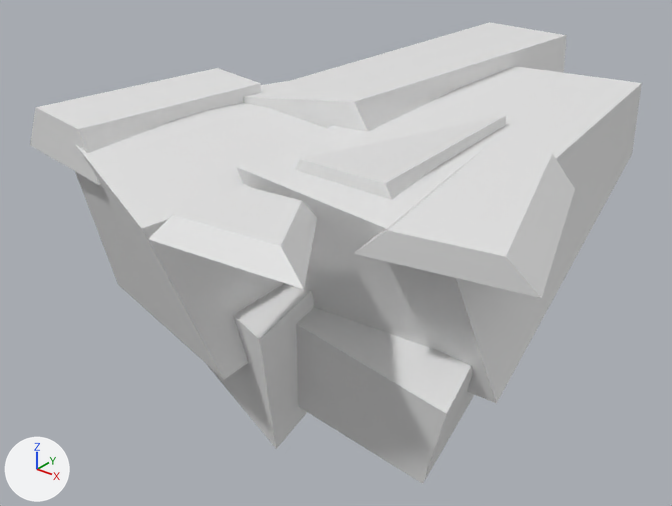
What one commit did to the FBX model BlackSmithGame/Assets/3Dmodels/bridgestart_1.fbx.
The view is the same before and after, from a 50 mm camera at (6.87, -5.42, 2.72) aimed at (1.45, 1.36, -1.48). Lighting does not change. The marker at lower left points along +X, +Y and +Z. Where no turn or scale is listed for an object, it has been applied to the vertices.

Objects in the first picture: 'bridgestart_1'.
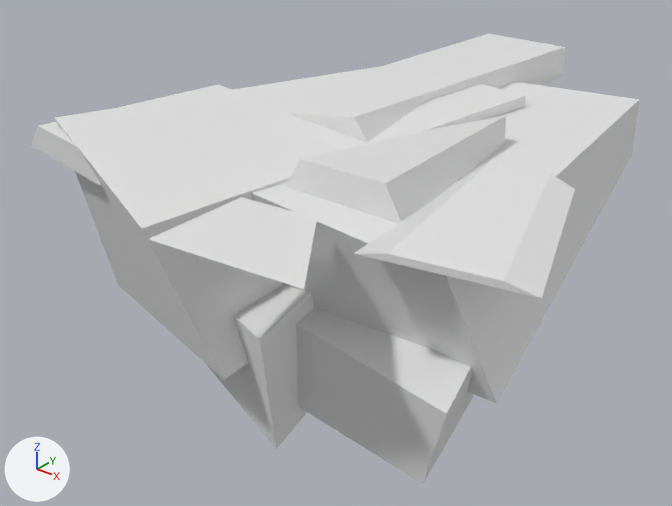
Pixel boxes [x1, y1, x2, y2] of what changed, in the pictures (672 x 506 px; the box of a moved part takes in the faces that stretch with it):
'bridgestart_1', reshaped
    before: [30, 22, 642, 484]
    after: [30, 34, 639, 484]
part 1 of me_bridgestart_1, moved or reshaped
    before: [30, 108, 541, 404]
    after: [30, 126, 540, 404]
part 2 of me_bridgestart_1, moved or reshaped
    before: [36, 68, 261, 185]
    after: [39, 85, 240, 185]
part 3 of me_bridgestart_1, moved or reshaped
    before: [237, 66, 642, 403]
    after: [252, 82, 639, 403]
part 4 of me_bridgestart_1, moved or reshaped
    before: [353, 143, 575, 298]
    after: [354, 162, 575, 298]
part 5 of me_bridgestart_1, moved or reshaped
    before: [243, 97, 368, 132]
    after: [287, 113, 367, 142]
part 6 of me_bridgestart_1, moved or reshaped
    before: [244, 22, 567, 131]
    after: [289, 34, 565, 142]
part 7 of me_bridgestart_1, shading changed
    both: [75, 81, 506, 484]

What the commit changed:
me_bridgestart_1 is used by ob_bridgestart_1; location (0.0, 0.0, 0.0).
me_bridgestart_1 had 72 vertices, 47 faces and spanned x -0.8..4.59, y -1.55..5.42, z -2.53..0.26.
me_bridgestart_1 now has 72 vertices, 47 faces and spans x -0.8..4.59, y -1.55..5.42, z -2.53..0.12.
me_bridgestart_1 part 1: 10 of the vertices in x -0.54..4.33, y -1.41..-0.28, z -0.03..0.17 are moved by (0.0, 0.0, -0.18).
me_bridgestart_1 part 2: 2 of the vertices in x -0.17..0.56, y 1.26..1.38, z 0.18..0.19 are moved by (0.0, 0.0, -0.18).
me_bridgestart_1 part 3: 2 of the vertices in x 1.46..3.38, y 4.07..4.09, z -0.02..0.05 are moved by (0.0, 0.0, -0.18).
me_bridgestart_1 part 4: 2 of the vertices in x 3.15..3.67, y 1.36..1.46, z 0.08..0.09 are moved by (0.0, 0.0, -0.18).
me_bridgestart_1 part 5: all 2 vertices in x 0.44..1.85, y 1.02..1.12, z 0.07..0.26 are moved by (0.0, 0.0, -0.15).
me_bridgestart_1 part 6: all 2 vertices in x 0.81..1.89, y 5.34..5.35, z 0.12..0.14 are moved by (0.0, 0.0, -0.15).
me_bridgestart_1 part 7: edges marked sharp go from 80 to 79.
